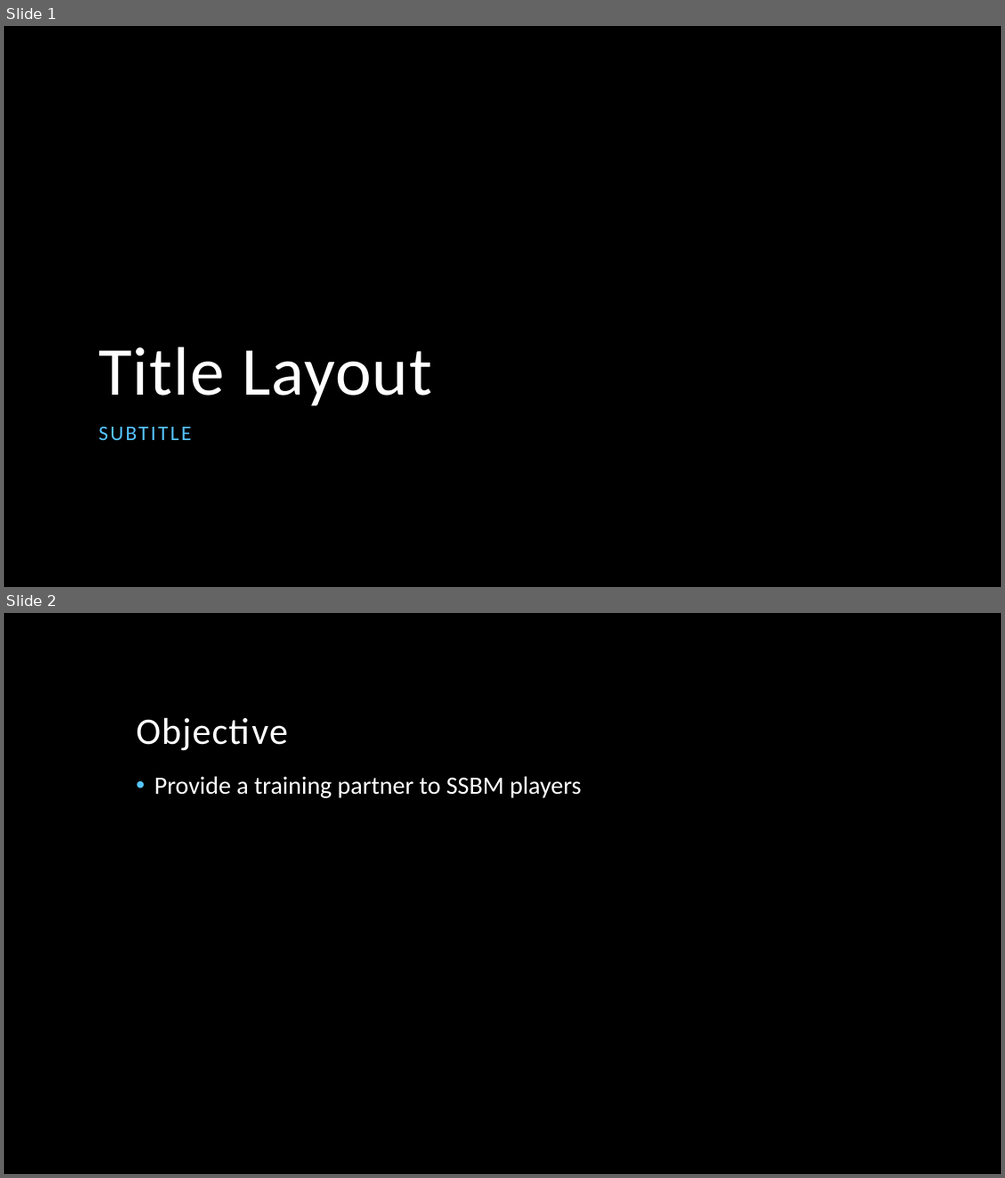
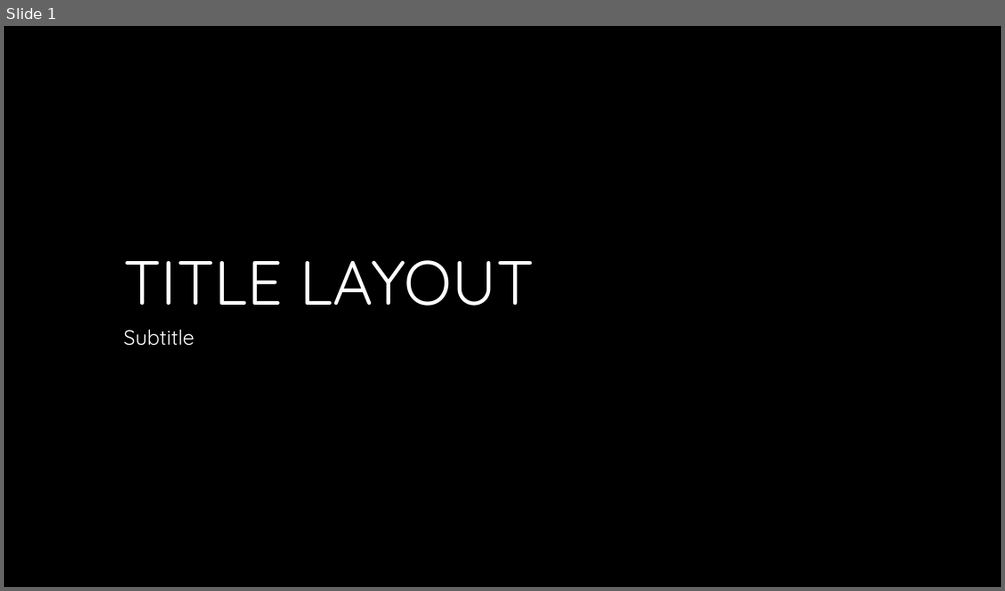
Before and after one commit to KeganMc/Super-Smash-Bros-Melee-AI, a slide deck: Documents/ProjectPresentation.pptx. Shown one above the other, each under a label of ours: slides 1 and 2 before the commit, slide 1 after it. The pictures are 1005x1178 and 1005x591 pixels, drawn with LibreOffice and Linux fonts; fonts in the diff are those of the drawing; background and template pictures are left out. Boxes give left, top, right and bottom in pixels: in the first picture for what was removed or moved away, otherwise in the second. Text is boxed around its words. In the diff, an @@ line names an element or a change of style, - is before the commit and + after.

Commit message:
Style Change and Small Update
Added problem and fixing problem slides as well as a slide that will be
used to explain what SSBM is to the audience.

```diff
--- a/Documents/ProjectPresentation.pptx
+++ b/Documents/ProjectPresentation.pptx
@@ slide 2 removed at box(4, 613, 1001, 1174), background picture (left out) @@
@@ title removed at box(136, 718, 288, 751) @@
-Objective
@@ text removed at box(154, 776, 581, 798) @@
-• Provide a training partner to SSBM players
@@ slide 1 changed as well @@
@@ title at box(123, 260, 534, 305): text changed; size 66 to 60 pt; font Calibri to Quicksand @@
-Title Layout
+TITLE LAYOUT
@@ subtitle at box(123, 329, 194, 346): text changed; font Calibri to Quicksand; text colour #56C5FF to #FFFFFF @@
-SUBTITLE
+Subtitle
```
Also in this commit, not shown: 3 slides added, 1 other slide removed.
